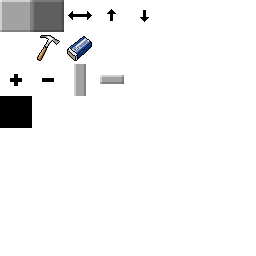
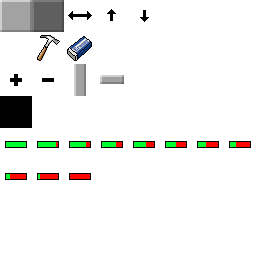
Layered file, before and after one edit (256x256). Changes by layer:
painted on "base" over bbox(5, 141, 251, 180)
